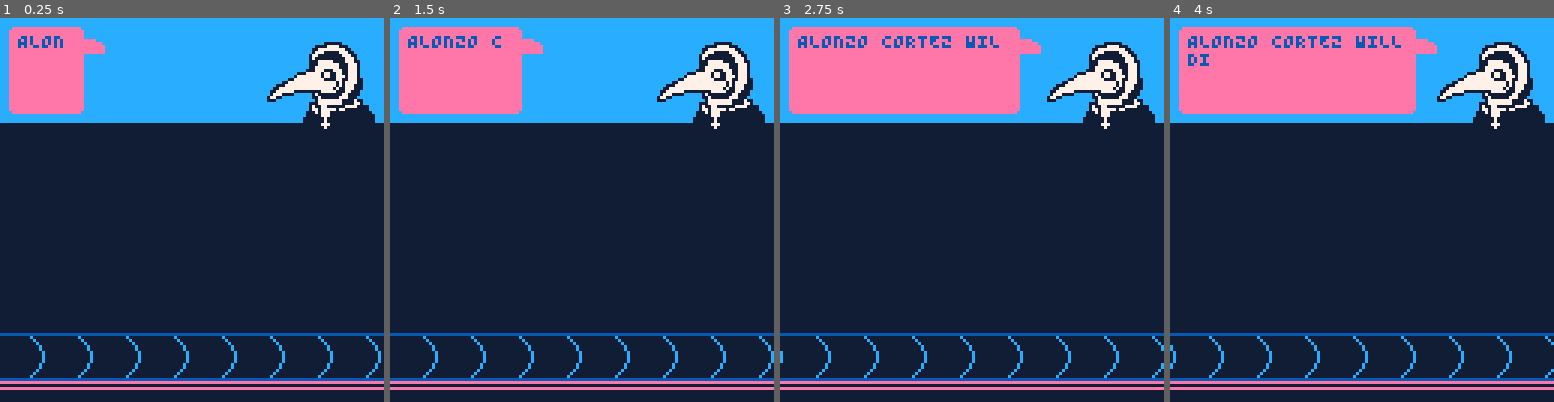
Above: before the commit, frames 1-4 (left to right).
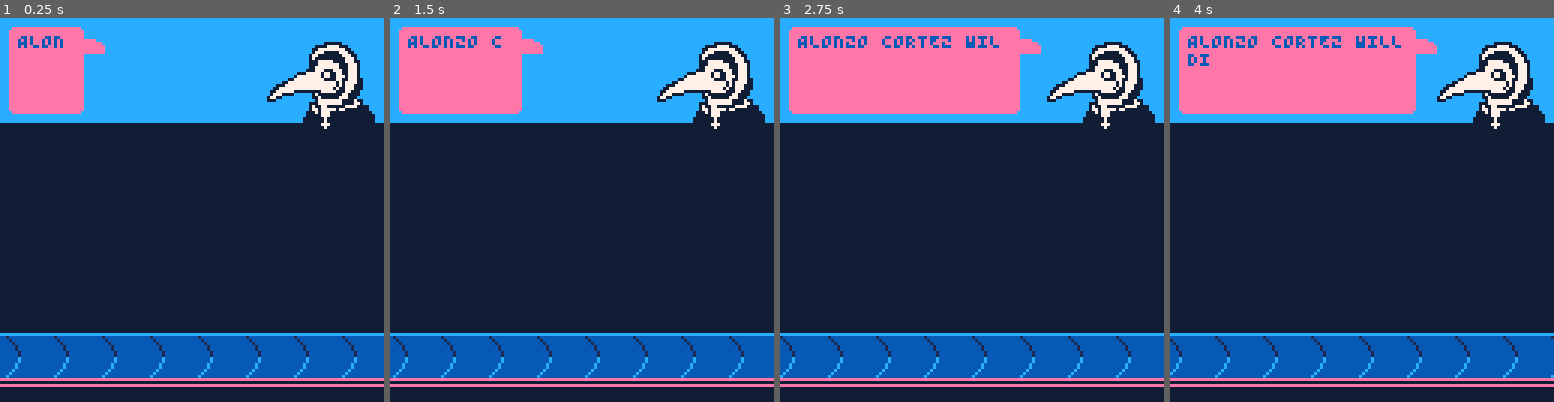
Above: after the commit, the same moments.

Repository: Yolwoocle/minijam_112
Game: PICO-8 cartridge minijam112.p8
Two runs of this game, one before a commit and one after it. Both use one fixed random seed, a clock stepped at 60 frames per second and the inputs below.
Inputs:
- Up to frame 1 (0.25 s): no input
- Up to frame 2 (1.5 s): tap X (X key) at 0.33, 1.07 s
- Up to frame 3 (2.75 s): tap X (X key) at 1.85 s
- Up to frame 4 (4 s): tap X (X key) at 2.97 s

The runs differ from the first frame. In frame 1, 15% of the frame differs, in the area x 0-100%, y 82-97%; in frame 2, 15%; in frame 3, 15%; in frame 4, 15%.

Commit message:
Update minijam112.p8

Diff:
--- a/minijam112.p8
+++ b/minijam112.p8
@@ -15,6 +15,10 @@
 	pal({[0]=129,1,12,14,7,140},1)
 	palt(0,false)palt(15,true)
 --	poke(0x5f2e,1)
+
+	c={
+
+	}
 
 	text_parse=""
 	ailment=""
@@ -81,11 +85,11 @@
 function draw_conveyor()
 	local _y=105
 	for i=0,10 do
-		local _x=-20+(i*16)+(-t*0.2)%16
-		sspr(48,0,16,16,_x,_y)
+		local _x=-20+(i*16)+(t*0.2)%16
+		sspr(0,32,16,16,_x,_y)
 	end
-	line(-5,_y+16,130,_y+16,3)
-	line(-5,_y+18,130,_y+18,3)
+	line(-5,_y+15,130,_y+15,3)
+	line(-5,_y+17,130,_y+17,3)
 end
 -->8
 --potion & ingredients
Not shown, changed: 32 lines of the sprite sheet (__gfx__) section of minijam112.p8
